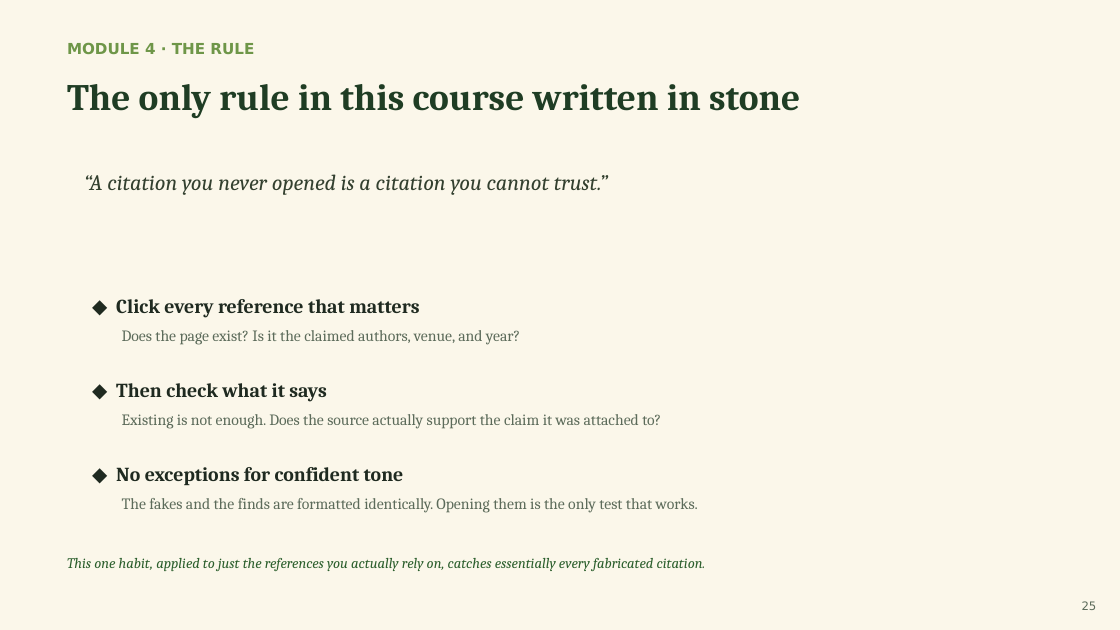
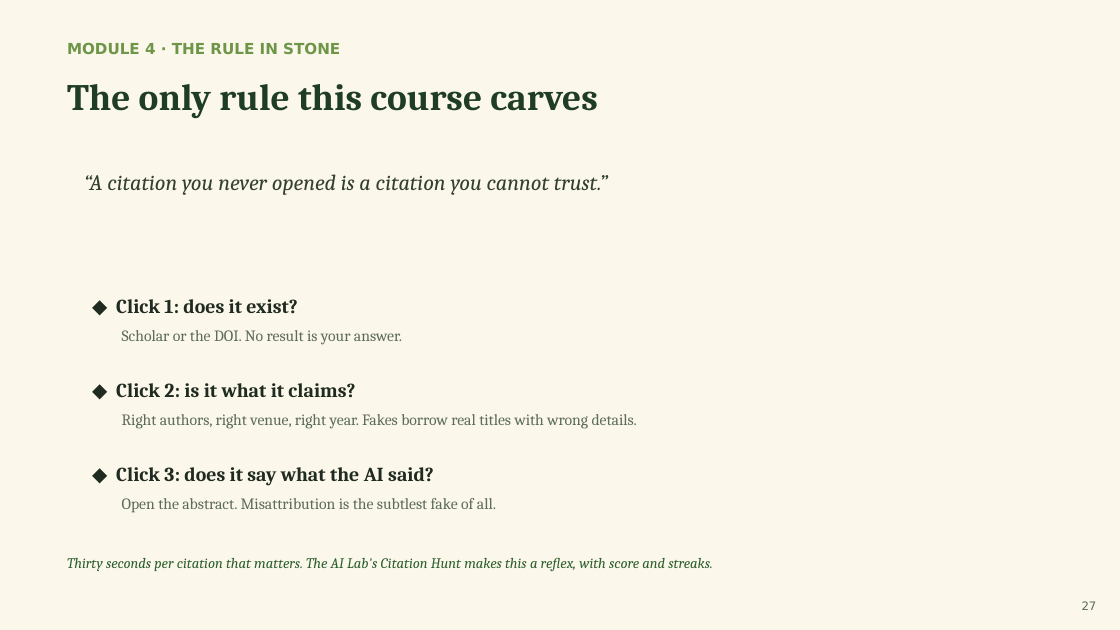
Before and after one commit to pkjaslam/cambium-academy, a slide deck: slide 27 of courses/course-03-research-with-ai/slides/Cambium-Academy-Course03-Research-with-AI.pptx (slide 25 before the commit). Drawn at 1120x630 pixels with LibreOffice and Linux fonts; fonts in the diff are those of the drawing. Boxes give left, top, right and bottom in pixels: in the first picture for what was removed or moved away, otherwise in the second. Text is boxed around its words. In the diff, an @@ line names an element or a change of style, - is before the commit and + after.

```diff
--- a/courses/course-03-research-with-ai/slides/Cambium-Academy-Course03-Research-with-AI.pptx
+++ b/courses/course-03-research-with-ai/slides/Cambium-Academy-Course03-Research-with-AI.pptx
@@ text at box(67, 42, 340, 54): text changed @@
-MODULE 4 · THE RULE
+MODULE 4 · THE RULE IN STONE
@@ text at box(67, 84, 597, 119): text changed @@
-The only rule in this course written in stone
+The only rule this course carves
@@ text at box(116, 299, 297, 313): text changed @@
-◆ Click every reference that matters
+◆ Click 1: does it exist?
@@ text at box(122, 330, 402, 345): text changed @@
-Does the page exist? Is it the claimed authors, venue, and year?
+Scholar or the DOI. No result is your answer.
@@ text at box(116, 383, 355, 398): text changed @@
-◆ Then check what it says
+◆ Click 2: is it what it claims?
@@ text at box(122, 414, 637, 429): text changed @@
-Existing is not enough. Does the source actually support the claim it was attached to?
+Right authors, right venue, right year. Fakes borrow real titles with wrong details.
@@ text at box(116, 467, 434, 486): text changed @@
-◆ No exceptions for confident tone
+◆ Click 3: does it say what the AI said?
@@ text at box(122, 498, 496, 513): text changed @@
-The fakes and the finds are formatted identically. Opening them is the only test that works.
+Open the abstract. Misattribution is the subtlest fake of all.
@@ text at box(67, 558, 712, 571): text changed @@
-This one habit, applied to just the references you actually rely on, catches essentially every fabricated citation.
+Thirty seconds per citation that matters. The AI Lab's Citation Hunt makes this a reflex, with score and streaks.
@@ text at box(1082, 601, 1097, 610): text changed @@
-25
+27
```
Also in this commit, not shown: 17 other slides changed, 42 slides added, 22 slides removed, 18 other files.
